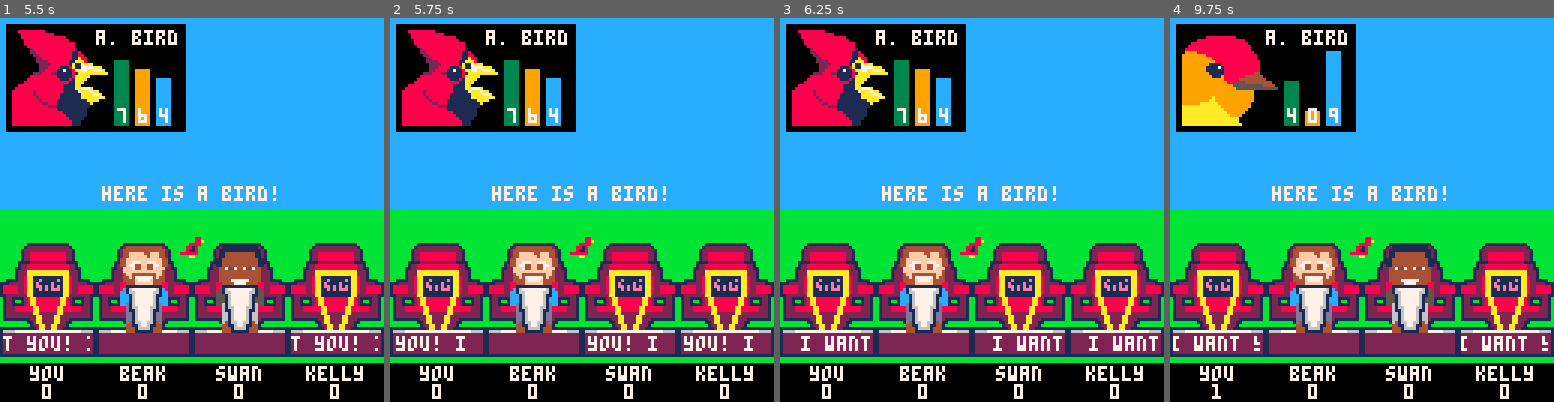
Above: before the commit, frames 1-4 (left to right).
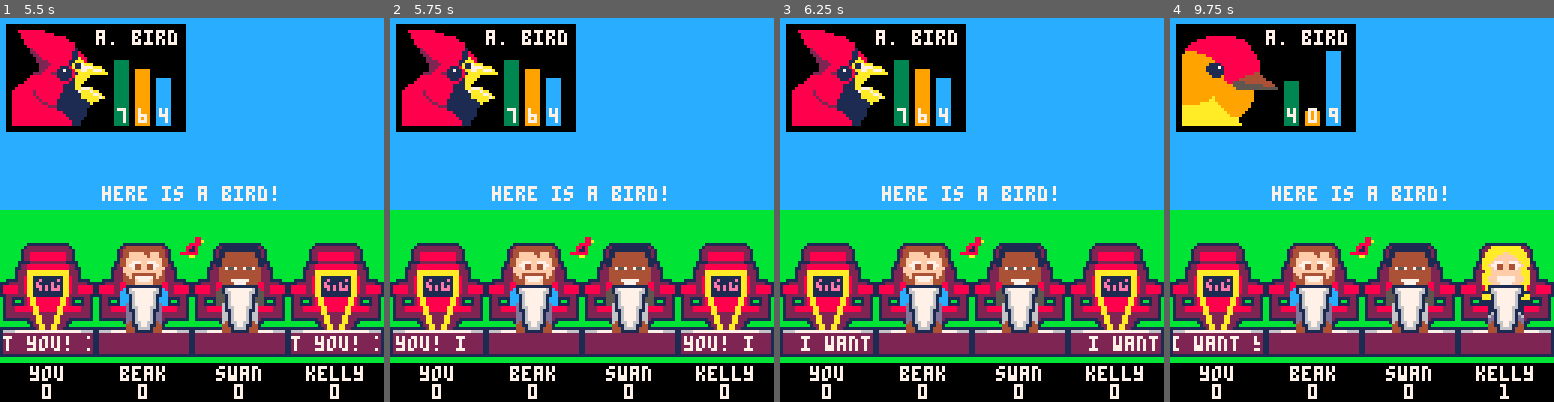
Above: after the commit, the same moments.

Repository: DeCarabas/pico_carts
Game: PICO-8 cartridge calls.p8
Two runs of this game, one before a commit and one after it. Both use one fixed random seed, a clock stepped at 60 frames per second and the inputs below.
Inputs:
- Up to frame 1 (5.5 s): tap O (Z key) at 0.7, 1.7, 2.1, 2.5, 2.9, 3.3, 3.7, 4.1, 4.5, 4.9, 5.3 s; hold Up 2.15-2.42 s; hold Down 3.63-3.97 s; hold Up 4.73-5.03 s
- Up to frame 2 (5.75 s): tap O (Z key) at 5.7 s; hold Down from 5.73 s (still down)
- Up to frame 3 (6.25 s): release Down at 6.03 s; tap O (Z key) at 6.1 s
- Up to frame 4 (9.75 s): tap O (Z key) every 0.4 s from 6.5 to 9.7 s; hold Up 7.18-7.45 s; hold Down 8.67-9 s

Frame 1 is identical in both runs. In frame 2, 2.7% of the frame differs, in the area x 51-70%, y 59-87%; in frame 3, 2.7%; in frame 4, 2.7%, in the area x 10-99%, y 59-99%.

Commit message:
[calls] ties

Diff:
--- a/calls.p8
+++ b/calls.p8
@@ -73,6 +73,52 @@
 end
 
 -------------------------------
+-- menu
+-------------------------------
+menu_p=nil
+menu_opts=nil
+menu_cur=1
+menu_sel=nil
+
+function show_menu(p,opts)
+ menu_p=p
+ menu_opts=opts
+ menu_sel=nil
+ menu_cur=1
+
+ while (menu_sel==nil) yield()
+
+ menu_p,menu_opts,menu_cur=nil,nil,nil
+ return menu_sel
+end
+
+function update_menu()
+ if (menu_p==nil) return
+
+ if (btnp(⬆️)) menu_cur-=1
+ if (btnp(⬇️)) menu_cur+=1
+
+ if (menu_cur>#menu_opts) menu_cur=1
+ if (menu_cur<1) menu_cur=#menu_opts
+
+ if (btnp(🅾️)) menu_sel=menu_opts[menu_cur]
+end
+
+function draw_menu()
+ if (menu_p==nil) return
+
+ rectfill(2,2,125,52,0)
+ print_center(menu_p,64,4)
+
+ for i=1,#menu_opts do
+  local my=8+(8*i)
+  print(menu_opts[i].t,11,my,7)
+  if (i==menu_cur) print(">",4,my,7)
+ end
+ clip()
+end
+
+-------------------------------
 -- yada
 -------------------------------
 function _init()
@@ -87,6 +133,7 @@
  for judge in all(judges) do
   judge:update()
  end
+ update_menu()
 end
 
 function _draw()
@@ -102,6 +149,12 @@
 	if announce~=nil then
 	 print_center(announce,64,56)
 	end
+
+ if error~=nil then
+  print_center(error,64,66)
+ end
+
+	draw_menu()
 end
 
 
@@ -533,15 +586,16 @@
  -- score=0.1 range=100 10%
  -- ...etc...
  local s=b:score()[self.fav]
- local r=rnd()*6/s -- fudge!!!
+ local r=rnd()*7/s -- fudge!!!
  self.range=r
  self.like_time=time()+r
 end
 
 function judge:likes(b)
- if self.team and #self.team==4 then
+ if self.team and #self.team>=4 then
   return false
  end
+
  return time()>=self.like_time
 end
 
@@ -564,7 +618,14 @@
    body=134,
    fav="pattern",
    likes=function(self,b)
-    return btnp(🅾️)
+    if btnp(🅾️) then
+     if self.team and #self.team>=4 then
+      error="(your team is already full!)"
+     else
+      return true
+     end
+    end
+    return false
    end,
   },
   judge:new{
@@ -598,6 +659,7 @@
 function round1()
  for j in all(judges) do
   j.status="0"
+  j.energy=10
 	end
 
 	while (true) do_contestant()
@@ -610,29 +672,59 @@
 
  local b=bird:new()
  announce="here is a bird!" -- bird name
+	error=nil
 
  b:flyto(64,80)
  bird_perform(b)
 
- -- todo:handle ties
  local candidates={}
  for j in all(judges) do
   if (j.turn) add(candidates,j)
  end
 
- -- todo: max team!
-
  if #candidates==1 then
   join_team(b,candidates[1])
  elseif #candidates>0 then
-  -- todo: spend points!
-  join_team(b,candidates[1])
+  join_team(
+   b,
+   convince_bird(candidates))
  else
   announce="nobody liked it"
  end
 
  b:flyto(128,32)
  b:hide()
+end
+
+function convince_bird(judges)
+
+ -- am i in the set?
+ -- how do i judge?
+ -- fair for everybody in
+ -- contest: points and
+ --
+ local sels={}
+ for j in all(judges) do
+  local effort
+  if j.name=="you" then
+   local sel=show_menu(
+    "how much do you care?",
+    {{t="meh",v=0},
+     {t="we could work together...",v=1},
+     {t="yeah, i'm feeling it",v=2},
+     {t="i *need* this bird!",v=3}})
+   effort=sel.v
+  else
+   effort=flr(rnd(4))
+  end
+  effort=min(j.energy,effort)
+  j.energy-=effort
+  for i=1,1+effort do
+   add(sels,j)
+  end
+ end
+
+ return sels[ceil(rnd(#sels))]
 end
 
 function join_team(b,j)
@@ -641,6 +733,7 @@
  add(j.team, b)
  j.status=tostr(#j.team)
  announce="bird joins team "..j.first_name.."!"
+ error=nil
 end
 
 function bird_perform(b)
